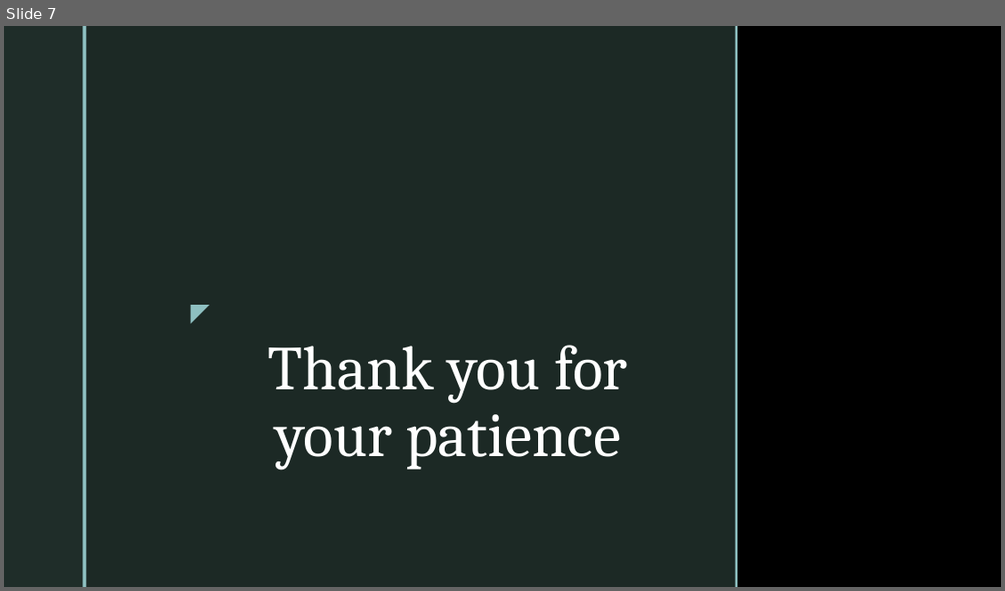
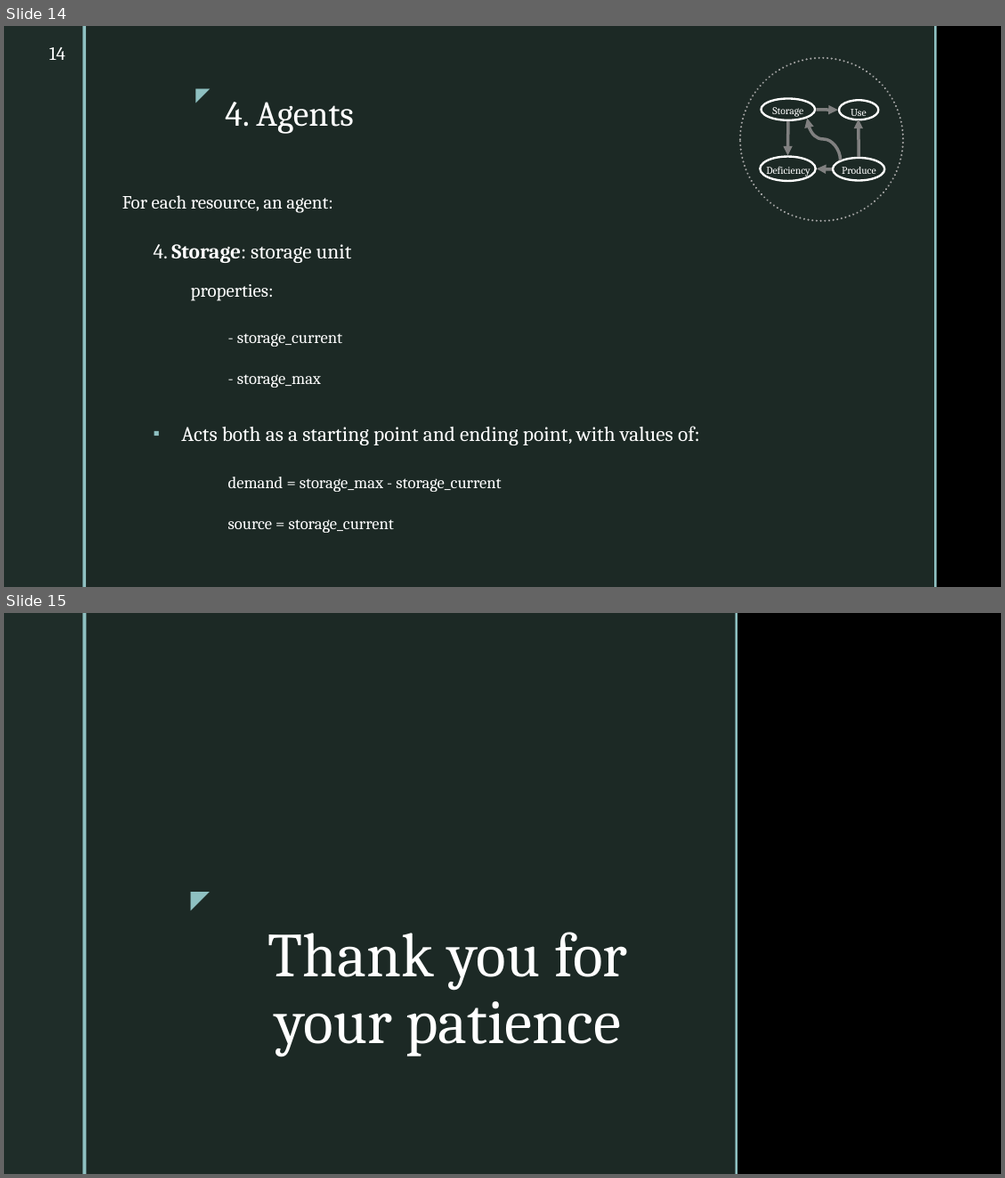
Before and after one commit to cmudrc/pied-piper, a slide deck: Other/Presentation/Presentation 02 - xx Sep, 2022/Presentation 02.pptx. Shown one above the other, each under a label of ours: slide 7 before the commit, slides 14 and 15 after it. The pictures are 1005x591 and 1005x1178 pixels, drawn with LibreOffice and Linux fonts; fonts in the diff are those of the drawing; background and template pictures are left out. Boxes give left, top, right and bottom in pixels: in the first picture for what was removed or moved away, otherwise in the second. Text is boxed around its words. In the diff, an @@ line names an element or a change of style, - is before the commit and + after.

```diff
--- a/Other/Presentation/Presentation 02 - xx Sep, 2022/Presentation 02.pptx
+++ b/Other/Presentation/Presentation 02 - xx Sep, 2022/Presentation 02.pptx
@@ slide 14 added at (x1=4, y1=26, x2=1001, y2=587), background picture (left out); not listed: 2 template elements that a slide beside it also shows @@
@@ page number added at (x1=49, y1=47, x2=65, y2=60), 18 pt, text #FFFFFF @@
+14
@@ rectangle added at (x1=86, y1=26, x2=934, y2=587), fill #1F2D29 at 92% opacity @@
@@ rectangle added at (x1=934, y1=26, x2=937, y2=587), fill #8EC0C1 @@
@@ text added at (x1=184, y1=79, x2=217, y2=108), 18 pt, text #8EC0C1 @@
+◤
@@ ellipse added at (x1=741, y1=58, x2=904, y2=221), outline #A6A6A6 2 pt dashed @@
@@ title added at (x1=225, y1=102, x2=353, y2=134), 34 pt, text #FFFFFF @@
+4. Agents
@@ ellipse added at (x1=760, y1=99, x2=815, y2=120), outline #FFFFFF 2 pt @@
@@ ellipse added at (x1=840, y1=100, x2=879, y2=119), outline #FFFFFF 2 pt @@
@@ text added at (x1=772, y1=107, x2=803, y2=117), 10 pt, text #FFFFFF @@
+Storage
@@ curved arrow added from (788, 121) to (788, 155), #808080 3 pt @@
@@ curved arrow added from (841, 160) to (807, 118), #808080 3 pt @@
@@ curved arrow added from (816, 110) to (838, 110), #808080 3 pt @@
@@ text added at (x1=850, y1=109, x2=866, y2=119), 10 pt, text #FFFFFF @@
+Use
@@ curved arrow added from (858, 157) to (858, 119), #808080 3 pt @@
@@ ellipse added at (x1=760, y1=156, x2=816, y2=181), outline #FFFFFF 2 pt @@
@@ ellipse added at (x1=833, y1=158, x2=884, y2=180), outline #FFFFFF 2 pt @@
@@ text added at (x1=766, y1=166, x2=810, y2=176), 10 pt, text #FFFFFF @@
+Deficiency
@@ curved arrow added from (832, 168) to (817, 168), #808080 3 pt @@
@@ text added at (x1=841, y1=167, x2=876, y2=174), 10 pt, text #FFFFFF @@
+Produce
@@ text added at (x1=122, y1=195, x2=333, y2=213), 18 pt, text #FFFFFF @@
+For each resource, an agent:
@@ text added at (x1=154, y1=244, x2=352, y2=387), 16 pt, text #FFFFFF @@
+4. Storage: storage unit
+  properties:
+- storage_current
+- storage_max
@@ text added at (x1=181, y1=426, x2=700, y2=532), 16 pt, text #FFFFFF @@
+▪ Acts both as a starting point and ending point, with values of:
+demand = storage_max - storage_current
+source = storage_current
@@ what was slide 7 is now slide 15 @@
```
Also in this commit, not shown: 6 slides changed, 7 other slides added, 8 other files.
